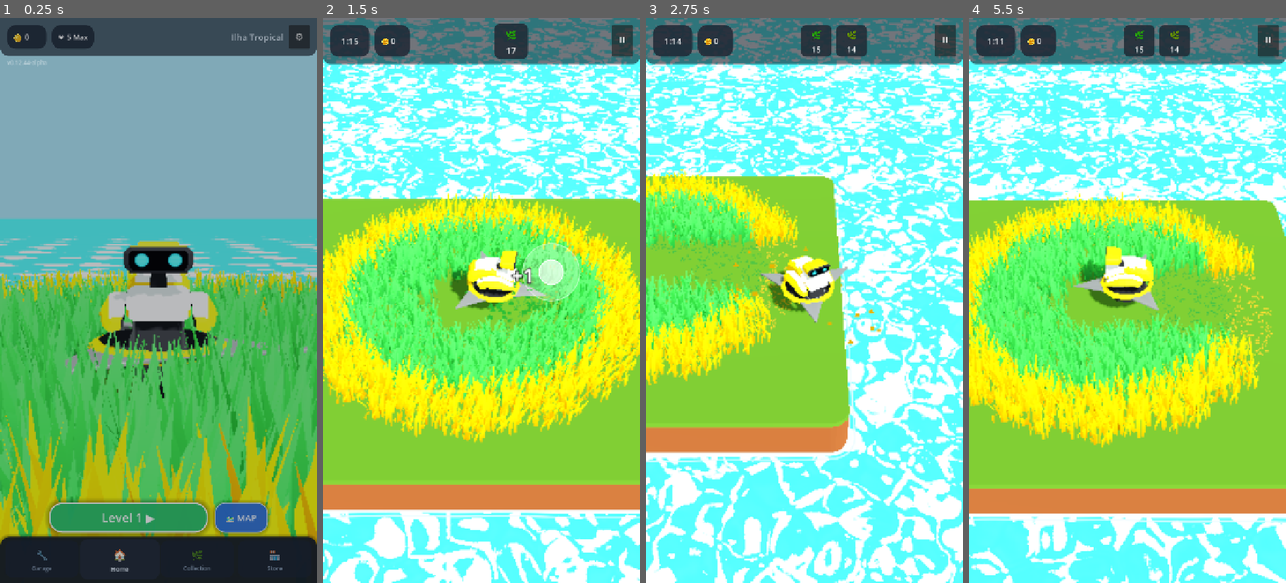
Above: before the commit, frames 1-4 (left to right).
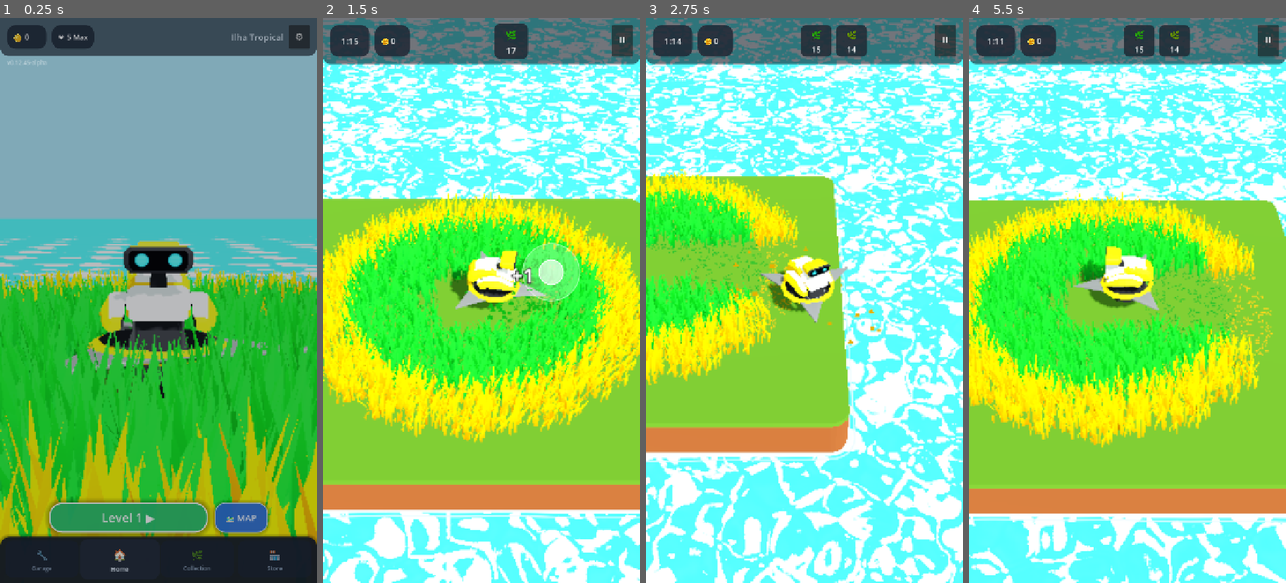
Above: after the commit, the same moments.

Repository: rogerbif/grass-cut-bot
Game: Godot game, scene res://scenes/menu/main_menu.tscn
Same seed, same stepped clock (60 frames per second), same inputs: the game is played once before the commit and once after it.
Inputs (mouse positions are in pixels of both pictures, inside the frame that each line leads up to):
- Up to frame 1 (0.25 s): no input
- Up to frame 2 (1.5 s): click "Level 1 ▶" at 0.5 s; tap Enter at 1.25 s; move the mouse to (551, 272) at 1.27 s; hold Right (ui_right) from 1.28 s (still down); hold Alt from 1.28 s (still down); click (551, 272) at 1.42 s
- Up to frame 3 (2.75 s): release Right (ui_right) at 2 s; release Alt at 2 s; drag from (741, 328) to (788, 413) at 2.02 s
- Up to frame 4 (5.5 s): move the mouse to (1159, 176) at 2.77 s; hold Right (ui_right) 2.78-3.5 s; tap Z at 2.85 s; drag from (1111, 413) to (1032, 215) at 3.52 s; move the mouse to (1222, 385) at 4.27 s; hold Left (ui_left) 4.28-5 s; tap 1 at 4.35 s; drag from (1032, 215) to (1079, 159) at 5.02 s

The runs differ from the first frame. In frame 1, 29% of the frame differs, in the area x 0-100%, y 7-92%; in frame 2, 15%; in frame 3, 4.6%; in frame 4, 13%.

Commit message:
feat(art): cores das gramas 20% menos desaturadas e vibrancy toon (v0.12.45-alpha)

Diff:
--- a/project.godot
+++ b/project.godot
@@ -11,7 +11,7 @@
 [application]
 
 config/name="Grass Cut Bot"
-config/version="0.12.44-alpha"
+config/version="0.12.45-alpha"
 run/main_scene="res://scenes/menu/main_menu.tscn"
 config/features=PackedStringArray("4.7", "Mobile")
 boot_splash/image="uid://3pegaomvcdut"
--- a/scripts/core/game_version.gd
+++ b/scripts/core/game_version.gd
@@ -7,7 +7,7 @@
 
 const MAJOR: int = 0
 const MINOR: int = 12
-const PATCH: int = 44
+const PATCH: int = 45
 const STAGE: String = "ALPHA" # "PRE-ALPHA", "ALPHA", "BETA", "RC", "RELEASE"
 const BUILD_TYPE: String = "dev" # "dev", "nightly", "public"
 
--- a/scripts/editor/level_editor.gd
+++ b/scripts/editor/level_editor.gd
@@ -39,15 +39,15 @@
 
 	match v_type:
 		"grass_yellow":
-			mat.albedo_color = Color(0.88, 0.78, 0.18, 1.0)
+			mat.albedo_color = Color(0.88, 0.76, 0.04, 1.0)
 		"grass_blue":
-			mat.albedo_color = Color(0.20, 0.55, 0.90, 1.0)
+			mat.albedo_color = Color(0.06, 0.48, 0.90, 1.0)
 		"grass_purple":
-			mat.albedo_color = Color(0.65, 0.28, 0.85, 1.0)
+			mat.albedo_color = Color(0.61, 0.17, 0.85, 1.0)
 		"grass_white":
 			mat.albedo_color = Color(0.92, 0.94, 0.96, 1.0)
 		"grass_red":
-			mat.albedo_color = Color(0.88, 0.22, 0.24, 1.0)
+			mat.albedo_color = Color(0.88, 0.09, 0.11, 1.0)
 		"grass_black":
 			mat.albedo_color = Color(0.18, 0.18, 0.22, 1.0)
 		"wheat":
@@ -55,7 +55,7 @@
 		"flower":
 			mat.albedo_color = Color(0.95, 0.35, 0.65, 1.0)
 		_:
-			mat.albedo_color = Color(0.24, 0.72, 0.28, 1.0) # grass_green
+			mat.albedo_color = Color(0.14, 0.72, 0.19, 1.0) # grass_green
 
 	_editor_vector_materials[v_type] = mat
 	return mat
--- a/scripts/editor/tile_palette_db.gd
+++ b/scripts/editor/tile_palette_db.gd
@@ -66,7 +66,7 @@
 		"id": "grass_green",
 		"name": "Grama Verde",
 		"icon": "🌿",
-		"color": Color(0.25, 0.78, 0.32),
+		"color": Color(0.14, 0.78, 0.23),
 		"goal_key": "grass",
 		"category": "grass"
 	},
@@ -74,7 +74,7 @@
 		"id": "grass_yellow",
 		"name": "Grama Amarela (1x)",
 		"icon": "🌼",
-		"color": Color(0.95, 0.80, 0.20),
+		"color": Color(0.95, 0.77, 0.05),
 		"goal_key": "grass",
 		"category": "grass"
 	},
@@ -82,7 +82,7 @@
 		"id": "grass_blue",
 		"name": "Grama Azul",
 		"icon": "💠",
-		"color": Color(0.25, 0.68, 0.96),
+		"color": Color(0.11, 0.63, 0.96),
 		"goal_key": "grass",
 		"category": "grass"
 	},
@@ -90,7 +90,7 @@
 		"id": "grass_purple",
 		"name": "Grama Violeta",
 		"icon": "🔮",
-		"color": Color(0.72, 0.35, 0.92),
+		"color": Color(0.68, 0.24, 0.92),
 		"goal_key": "grass",
 		"category": "grass"
 	},
@@ -106,7 +106,7 @@
 		"id": "grass_red",
 		"name": "Grama Vermelha",
 		"icon": "❤️",
-		"color": Color(0.95, 0.22, 0.24),
+		"color": Color(0.95, 0.08, 0.11),
 		"goal_key": "grass",
 		"category": "grass"
 	},
--- a/scripts/menu/island_node.gd
+++ b/scripts/menu/island_node.gd
@@ -141,15 +141,15 @@
 
 	match v_type:
 		"grass_yellow":
-			mat.albedo_color = Color(0.88, 0.78, 0.18, 1.0)
+			mat.albedo_color = Color(0.88, 0.76, 0.04, 1.0)
 		"grass_blue":
-			mat.albedo_color = Color(0.20, 0.55, 0.90, 1.0)
+			mat.albedo_color = Color(0.06, 0.48, 0.90, 1.0)
 		"grass_purple":
-			mat.albedo_color = Color(0.65, 0.28, 0.85, 1.0)
+			mat.albedo_color = Color(0.61, 0.17, 0.85, 1.0)
 		"grass_white":
 			mat.albedo_color = Color(0.92, 0.94, 0.96, 1.0)
 		"grass_red":
-			mat.albedo_color = Color(0.88, 0.22, 0.24, 1.0)
+			mat.albedo_color = Color(0.88, 0.09, 0.11, 1.0)
 		"grass_black":
 			mat.albedo_color = Color(0.18, 0.18, 0.22, 1.0)
 		"wheat":
@@ -157,7 +157,7 @@
 		"flower":
 			mat.albedo_color = Color(0.95, 0.35, 0.65, 1.0)
 		_:
-			mat.albedo_color = Color(0.24, 0.72, 0.28, 1.0) # grass_green
+			mat.albedo_color = Color(0.14, 0.72, 0.19, 1.0) # grass_green
 
 	_vector_materials[v_type] = mat
 	return mat
--- a/scripts/plants/vegetation_grid.gd
+++ b/scripts/plants/vegetation_grid.gd
@@ -467,17 +467,17 @@
 static func _resolve_clipping_color(v_type: String) -> Color:
 	match v_type:
 		"grass_green":
-			return Color(0.12, 0.36, 0.12, 1.0)
+			return Color(0.07, 0.36, 0.07, 1.0)
 		"grass_yellow":
-			return Color(0.56, 0.44, 0.08, 1.0)
+			return Color(0.56, 0.42, 0.00, 1.0)
 		"grass_blue":
-			return Color(0.10, 0.28, 0.42, 1.0)
+			return Color(0.04, 0.25, 0.42, 1.0)
 		"grass_purple":
-			return Color(0.32, 0.14, 0.38, 1.0)
+			return Color(0.31, 0.09, 0.38, 1.0)
 		"grass_white":
 			return Color(0.62, 0.68, 0.60, 1.0)
 		"grass_red":
-			return Color(0.48, 0.14, 0.12, 1.0)
+			return Color(0.48, 0.07, 0.05, 1.0)
 		"grass_black":
 			return Color(0.12, 0.14, 0.12, 1.0)
 		"wheat":
@@ -1247,7 +1247,7 @@
 		return Color(0.88, 0.30, 1.0, 1.0)
 	if v_type == "flower":
 		return Color(1.0, 0.18, 0.65, 1.0)
-	return Color(0.25, 0.75, 0.3, 1.0)
+	return Color(0.12, 0.75, 0.18, 1.0)
 
 
 func _get_game_manager() -> Node:
--- a/shaders/interactive_grass.gdshader
+++ b/shaders/interactive_grass.gdshader
@@ -13,10 +13,11 @@
 uniform float wind_strength : hint_range(0.0, 1.0) = 0.12;
 
 // Gradiente de cor fosco Low Poly (base -> topo)
-uniform vec4 color_base : source_color = vec4(0.12, 0.42, 0.16, 1.0);
-uniform vec4 color_top : source_color = vec4(0.35, 0.78, 0.38, 1.0);
+uniform vec4 color_base : source_color = vec4(0.06, 0.42, 0.11, 1.0);
+uniform vec4 color_top : source_color = vec4(0.10, 0.70, 0.12, 1.0);
 uniform float roughness : hint_range(0.0, 1.0) = 0.9;
 uniform float specular : hint_range(0.0, 1.0) = 0.15;
+uniform float vibrancy : hint_range(0.0, 1.0) = 0.10;
 
 void vertex() {
 	// Converte para coordenadas globais de mundo
@@ -97,7 +98,9 @@
 
 void fragment() {
 	float h = clamp(UV.y, 0.0, 1.0);
-	ALBEDO = mix(color_base.rgb, color_top.rgb, h);
+	vec3 base_col = mix(color_base.rgb, color_top.rgb, h);
+	ALBEDO = base_col;
+	EMISSION = base_col * vibrancy;
 	ROUGHNESS = roughness;
 	SPECULAR = specular;
 }
--- a/shaders/interactive_grass_black_material.tres
+++ b/shaders/interactive_grass_black_material.tres
@@ -12,3 +12,4 @@
 shader_parameter/color_top = Color(0.11, 0.11, 0.13, 1)
 shader_parameter/roughness = 0.88
 shader_parameter/specular = 0.15
+shader_parameter/vibrancy = 0.0
--- a/shaders/interactive_grass_blue_material.tres
+++ b/shaders/interactive_grass_blue_material.tres
@@ -8,7 +8,8 @@
 shader_parameter/interact_power = 0.29
 shader_parameter/wind_speed = 2.5
 shader_parameter/wind_strength = 0.1
-shader_parameter/color_base = Color(0.02, 0.28, 0.62, 1)
-shader_parameter/color_top = Color(0.06, 0.52, 0.95, 1)
+shader_parameter/color_base = Color(0, 0.27, 0.62, 1)
+shader_parameter/color_top = Color(0, 0.49, 0.95, 1)
 shader_parameter/roughness = 0.88
 shader_parameter/specular = 0.15
+shader_parameter/vibrancy = 0.1
--- a/shaders/interactive_grass_material.tres
+++ b/shaders/interactive_grass_material.tres
@@ -8,7 +8,8 @@
 shader_parameter/interact_power = 0.29
 shader_parameter/wind_speed = 2.5
 shader_parameter/wind_strength = 0.1
-shader_parameter/color_base = Color(0.12, 0.42, 0.16, 1)
-shader_parameter/color_top = Color(0.2, 0.7, 0.22, 1)
+shader_parameter/color_base = Color(0.06, 0.42, 0.11, 1)
+shader_parameter/color_top = Color(0.1, 0.7, 0.12, 1)
 shader_parameter/roughness = 0.88
 shader_parameter/specular = 0.15
+shader_parameter/vibrancy = 0.1
--- a/shaders/interactive_grass_purple_material.tres
+++ b/shaders/interactive_grass_purple_material.tres
@@ -8,7 +8,8 @@
 shader_parameter/interact_power = 0.29
 shader_parameter/wind_speed = 2.5
 shader_parameter/wind_strength = 0.1
-shader_parameter/color_base = Color(0.3, 0.05, 0.55, 1)
-shader_parameter/color_top = Color(0.55, 0.12, 0.92, 1)
+shader_parameter/color_base = Color(0.28, 0, 0.55, 1)
+shader_parameter/color_top = Color(0.49, 0, 0.92, 1)
 shader_parameter/roughness = 0.88
 shader_parameter/specular = 0.15
+shader_parameter/vibrancy = 0.1
--- a/shaders/interactive_grass_red_material.tres
+++ b/shaders/interactive_grass_red_material.tres
@@ -8,7 +8,8 @@
 shader_parameter/interact_power = 0.29
 shader_parameter/wind_speed = 2.5
 shader_parameter/wind_strength = 0.1
-shader_parameter/color_base = Color(0.52, 0.06, 0.08, 1)
-shader_parameter/color_top = Color(0.95, 0.18, 0.2, 1)
+shader_parameter/color_base = Color(0.52, 0, 0.02, 1)
+shader_parameter/color_top = Color(0.95, 0.03, 0.05, 1)
 shader_parameter/roughness = 0.88
 shader_parameter/specular = 0.15
+shader_parameter/vibrancy = 0.1
--- a/shaders/interactive_grass_white_material.tres
+++ b/shaders/interactive_grass_white_material.tres
@@ -8,7 +8,8 @@
 shader_parameter/interact_power = 0.29
 shader_parameter/wind_speed = 2.5
 shader_parameter/wind_strength = 0.1
-shader_parameter/color_base = Color(0.68, 0.72, 0.78, 1)
-shader_parameter/color_top = Color(0.96, 0.97, 1, 1)
+shader_parameter/color_base = Color(0.66, 0.71, 0.78, 1)
+shader_parameter/color_top = Color(0.95, 0.96, 1, 1)
 shader_parameter/roughness = 0.88
 shader_parameter/specular = 0.15
+shader_parameter/vibrancy = 0.06
--- a/shaders/interactive_grass_yellow_material.tres
+++ b/shaders/interactive_grass_yellow_material.tres
@@ -8,7 +8,8 @@
 shader_parameter/interact_power = 0.29
 shader_parameter/wind_speed = 2.5
 shader_parameter/wind_strength = 0.1
-shader_parameter/color_base = Color(0.65, 0.4, 0.02, 1)
-shader_parameter/color_top = Color(1, 0.65, 0.05, 1)
+shader_parameter/color_base = Color(0.65, 0.39, 0, 1)
+shader_parameter/color_top = Color(1, 0.63, 0, 1)
 shader_parameter/roughness = 0.88
 shader_parameter/specular = 0.15
+shader_parameter/vibrancy = 0.1
--- a/shaders/interactive_wheat_material.tres
+++ b/shaders/interactive_wheat_material.tres
@@ -8,7 +8,8 @@
 shader_parameter/interact_power = 0.26
 shader_parameter/wind_speed = 2.0
 shader_parameter/wind_strength = 0.07
-shader_parameter/color_base = Color(0.65, 0.5, 0.15, 1)
-shader_parameter/color_top = Color(0.96, 0.78, 0.18, 1)
+shader_parameter/color_base = Color(0.65, 0.46, 0.05, 1)
+shader_parameter/color_top = Color(0.96, 0.76, 0.03, 1)
 shader_parameter/roughness = 0.9
 shader_parameter/specular = 0.15
+shader_parameter/vibrancy = 0.1
Not shown, changed: export_presets.cfg
Not shown, added: scripts/level/island_mesh_builder.gd.uid
Not shown, changed: docs/01_visao_geral_e_gdd/DIRECAO_DE_ARTE_E_VISUAL.md
Not shown, added: docs/historico_melhorias/120_recalibracao_cores_gramas_menos_desaturadas.md
Not shown, changed: docs/historico_melhorias/INDICE_MELHORIAS.md
